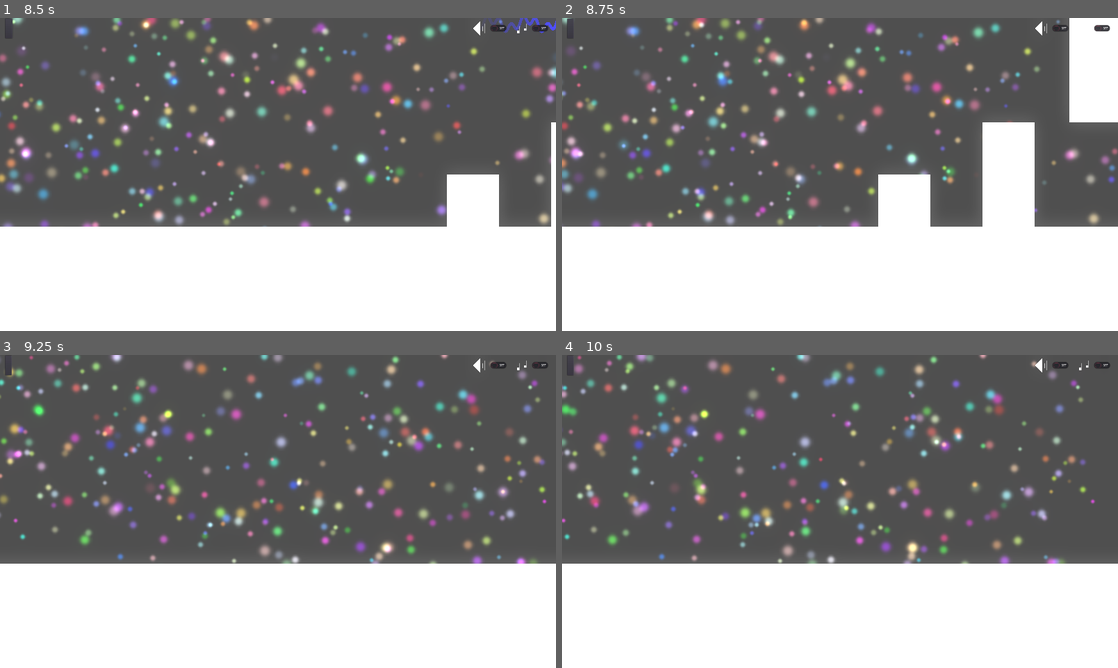
Above: before the commit, frames 1-4 (two rows, left to right).
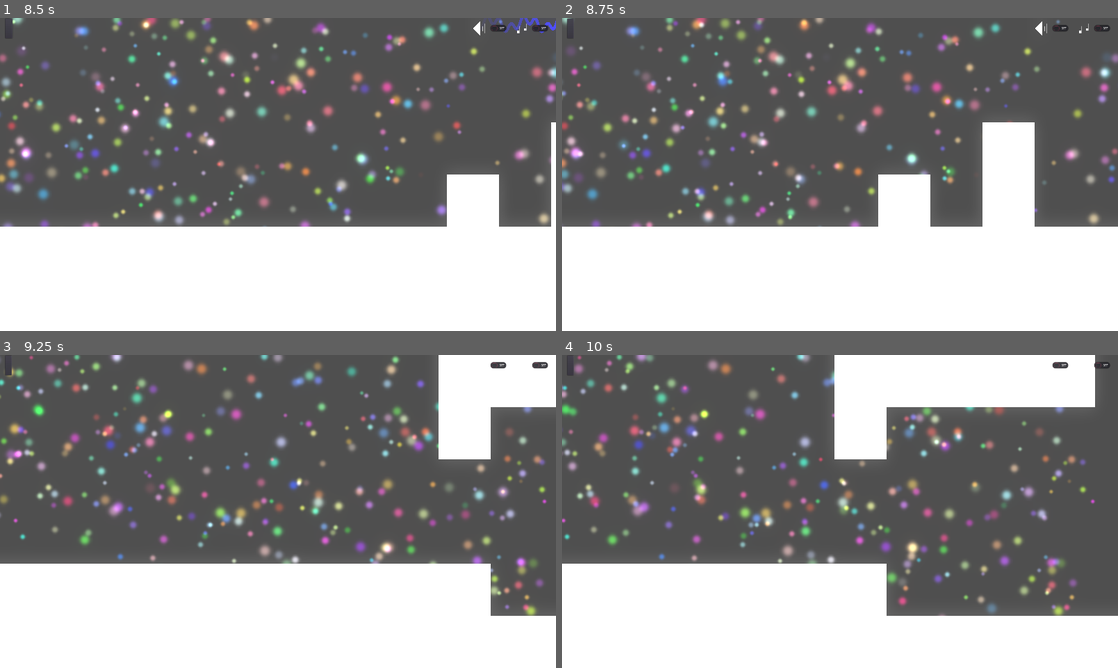
Above: after the commit, the same moments.

Repository: savenger/warticle
Game: Godot game, scene res://Scenes/World.tscn
Same seed, same stepped clock (60 frames per second), same inputs: the game is played once before the commit and once after it.
Inputs:
- Up to frame 1 (8.5 s): tap Enter at 0.5 s; hold D (move_right_button) 0.53-1.28 s; tap Alt (switch_button) every 0.75 s from 0.6 to 8.1 s; tap Space (jump_button) at 0.77, 1.52, 3.02, 3.77, 4.52, 6.02, 6.77, 7.52 s; hold A (move_left_button) 1.28-2.03 s; hold D (move_right_button) 2.03-3.53 s; hold A (move_left_button) 3.53-5.78 s; hold D (move_right_button) 5.78-8.03 s; hold A (move_left_button) from 8.03 s (still down)
- Up to frame 2 (8.75 s): keep holding A (move_left_button)
- Up to frame 3 (9.25 s): keep holding A (move_left_button); tap Alt (switch_button) at 8.85 s; tap Space (jump_button) at 9.02 s
- Up to frame 4 (10 s): release A (move_left_button) at 9.53 s; hold D (move_right_button) from 9.53 s (still down); tap Alt (switch_button) at 9.6 s; tap Space (jump_button) at 9.77 s

Frame 1 is identical in both runs. In frame 2, 2.9% of the frame differs, in the area x 91-100%, y 0-34%; in frame 3, 6.9%; in frame 4, 16%, in the area x 49-100%, y 0-84%.

Commit message:
savenger/warticle#27 - reloading tutorial scene until user acts as expected

Diff:
--- a/Scripts/LevelGenerator.gd
+++ b/Scripts/LevelGenerator.gd
@@ -95,13 +95,21 @@
 
 func load_next_level(level) -> String:
 	if level in tutorial_levels:
-		if tutorial_levels[len(tutorial_levels) - 1] == level:
-			Globals.in_tutorial_level = false
-			Globals.scroll_speed *= 2
-			return level_entry_map[3][0]
+		if Globals.in_tutorial_level:
+			if tutorial_levels[len(tutorial_levels) - 1] == level:
+				Globals.in_tutorial_level = false
+				Globals.scroll_speed *= 2
+				return tutorial_levels[0]
+		else:
+			# this will happen directly after finishing the tutorial
+			# (player is in first tutorial level again)
+			return(level_entry_map[3][0])
 		# return next tutorial level
 		var index = tutorial_levels.find(level)
-		return tutorial_levels[Globals.tutorial_level]
+		if index == 0:
+			return tutorial_levels[Globals.tutorial_level]
+		else:
+			return tutorial_levels[0]
 	print("Connecting level ", level)
 	var exits = get_exits(level)
 	var possible_exits = []
